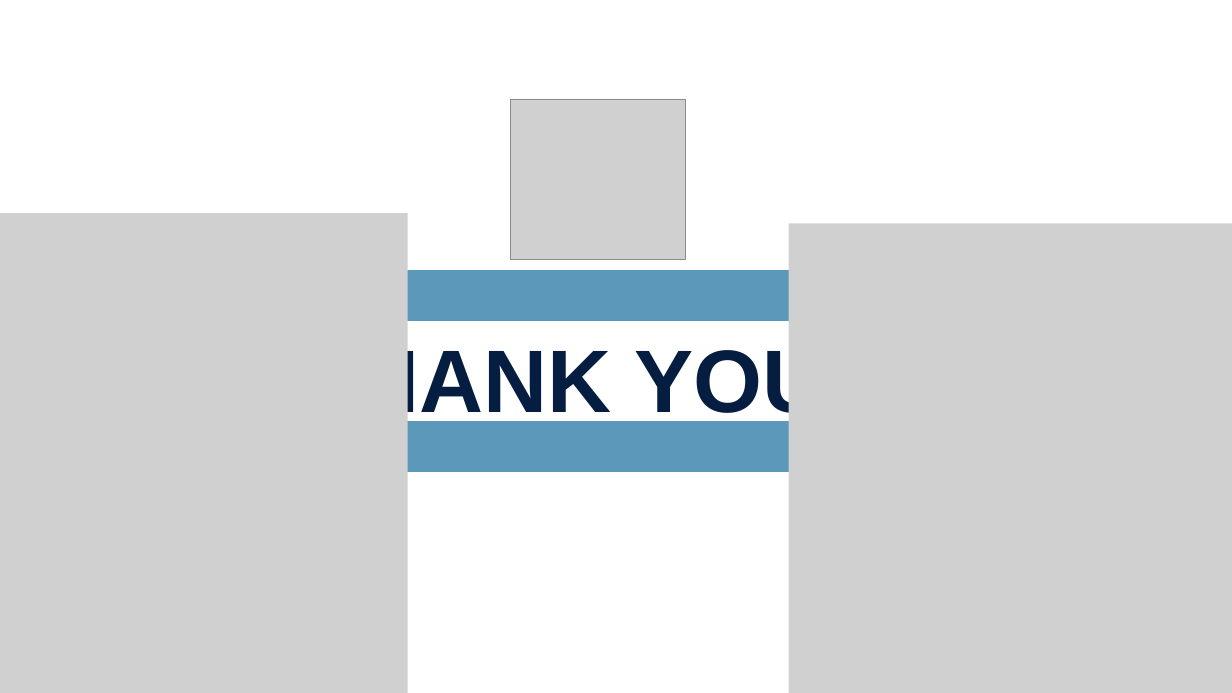
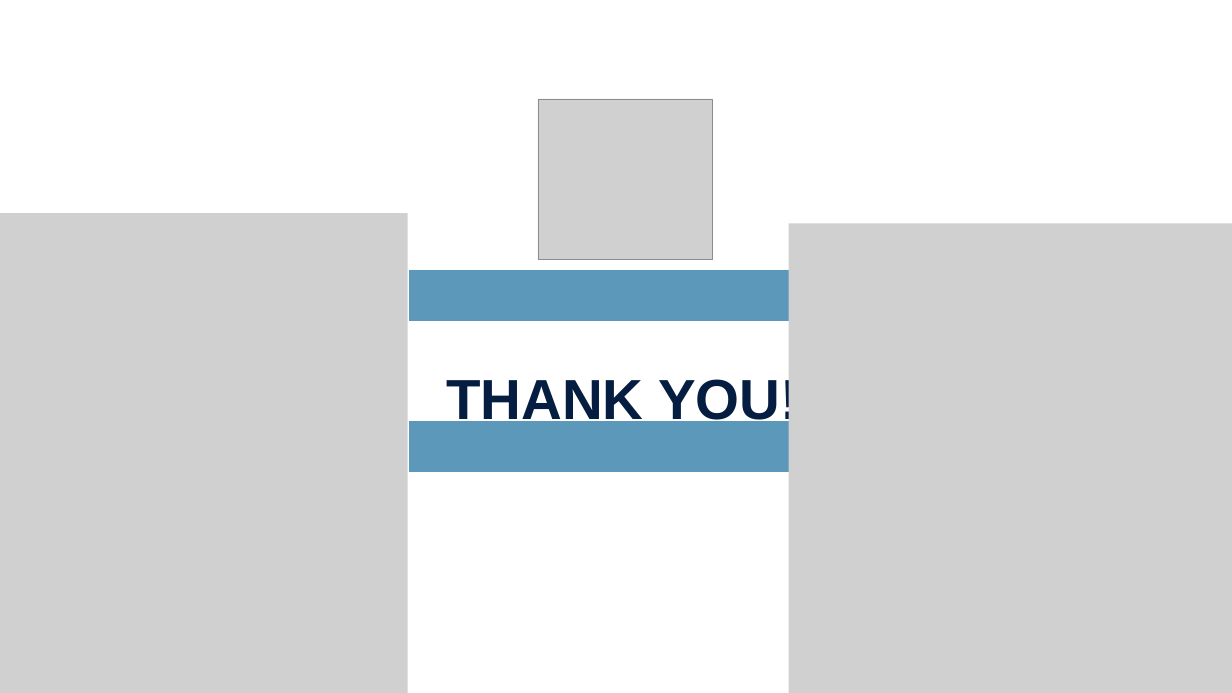
Before and after one commit to TrDHuy21/DoAn, a slide deck: slide 13 of ppt_bao_ve.pptx (slide 9 before the commit). Drawn at 1232x693 pixels with LibreOffice and Linux fonts; fonts in the diff are those of the drawing; grey boxes stand for pictures. Boxes give left, top, right and bottom in pixels: in the first picture for what was removed or moved away, otherwise in the second. Text is boxed around its words. In the diff, an @@ line names an element or a change of style, - is before the commit and + after.

```diff
--- a/ppt_bao_ve.pptx
+++ b/ppt_bao_ve.pptx
@@ picture: place and size @@
-picture at (511, 99, 685, 259)
+picture at (538, 99, 712, 259)
@@ freeform shape: place and size @@
-freeform shape at (400, 270, 796, 321)
+freeform shape at (408, 270, 841, 321)
@@ text "THANK YOU!" at (446, 379, 799, 429): size 103.6 to 66 pt; alignment left to centre @@
@@ freeform shape: place and size @@
-freeform shape at (400, 421, 796, 472)
+freeform shape at (408, 421, 841, 472)
```
Also in this commit, not shown: 8 other slides changed, 4 slides added, 25 other files.
